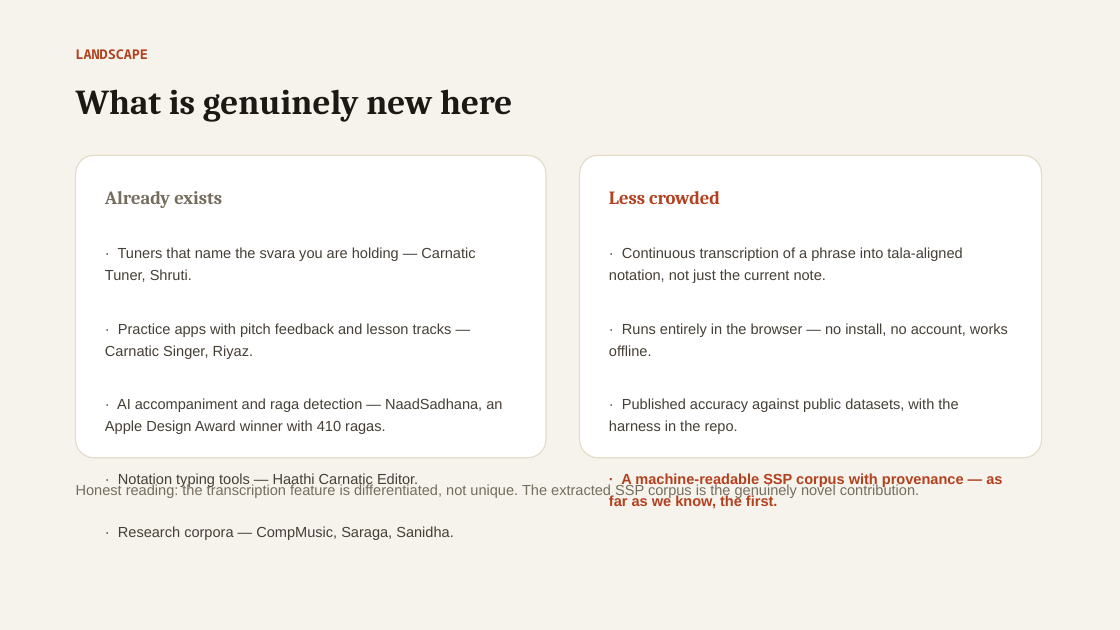
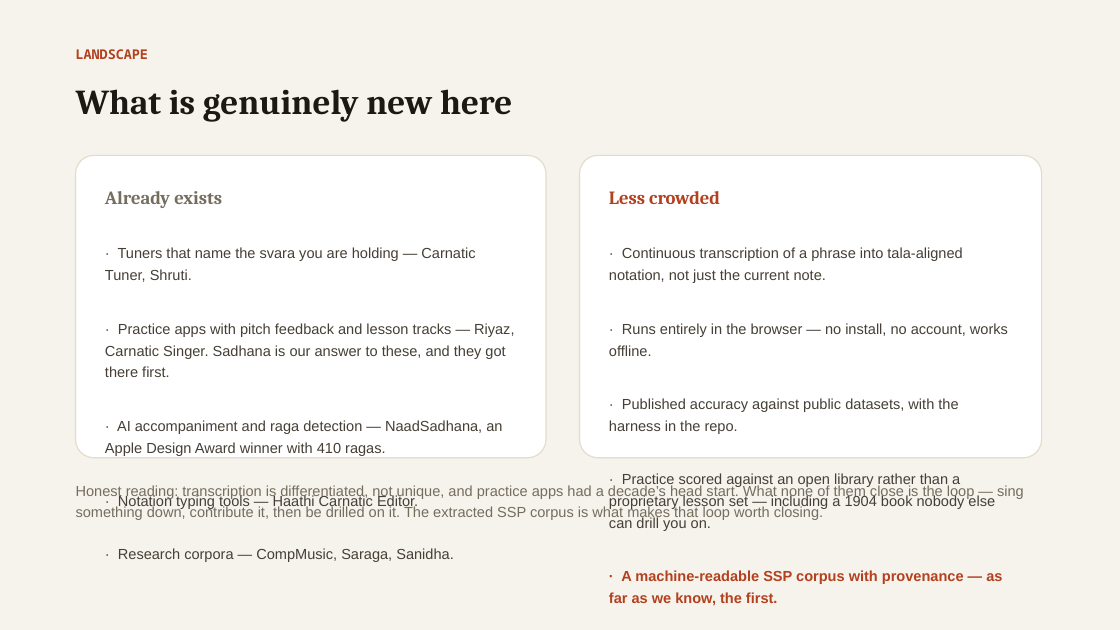
Before and after one commit to vinoth4v/sruthiscribe, a slide deck: slide 9 of SruthiScribe-pitch.pptx. Drawn at 1120x630 pixels with LibreOffice and Linux fonts; fonts in the diff are those of the drawing. Boxes give left, top, right and bottom in pixels: in the first picture for what was removed or moved away, otherwise in the second. Text is boxed around its words. In the diff, an @@ line names an element or a change of style, - is before the commit and + after.

```diff
--- a/SruthiScribe-pitch.pptx
+++ b/SruthiScribe-pitch.pptx
@@ text at [105,323,514,377]: text changed @@
-· Practice apps with pitch feedback and lesson tracks — Carnatic Singer, Riyaz.
+· Practice apps with pitch feedback and lesson tracks — Riyaz, Carnatic Singer. Sadhana is our answer to these, and they got there first.
@@ text at [609,473,995,531]: paragraph added @@
+· Practice scored against an open library rather than a proprietary lesson set — including a 1904 book nobody else can drill you on.
@@ text at [76,484,1024,521]: text changed @@
-Honest reading: the transcription feature is differentiated, not unique. The extracted SSP corpus is the genuinely novel contribution.
+Honest reading: transcription is differentiated, not unique, and practice apps had a decade’s head start. What none of them close is the loop — sing something down, contribute it, then be drilled on it. The extracted SSP corpus is what makes that loop worth closing.
```
Also in this commit, not shown: 4 other slides changed, 3 other files.
